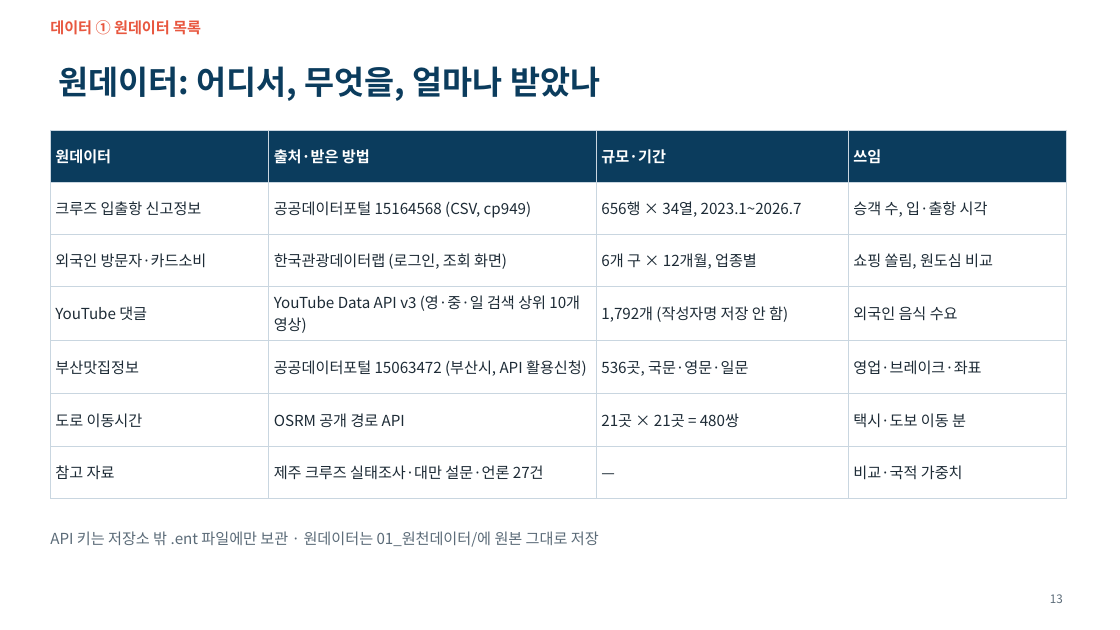
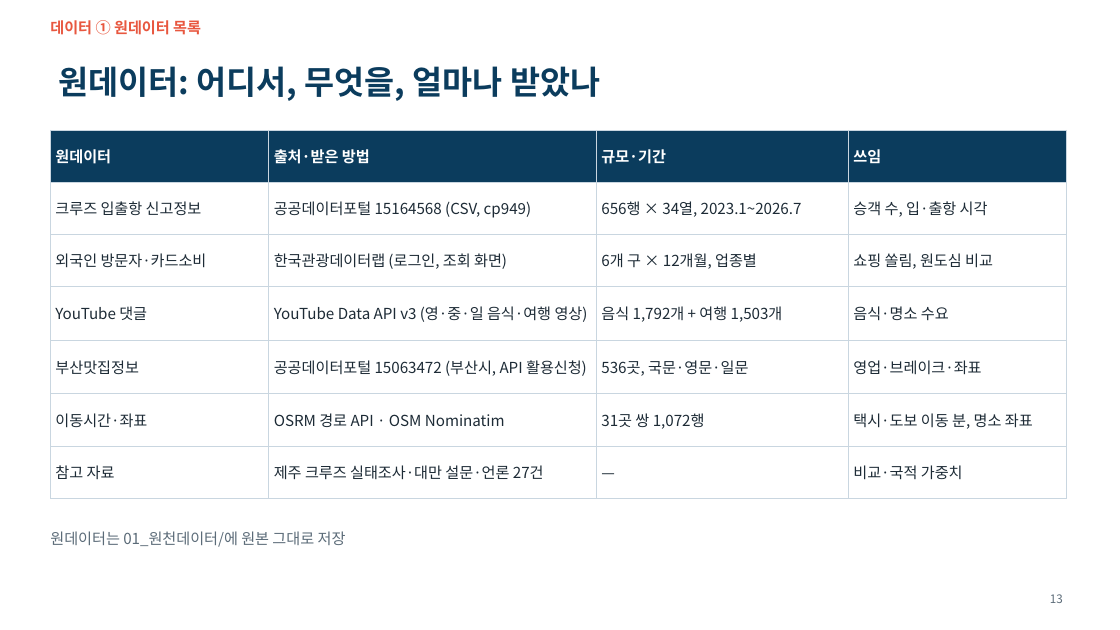
Before and after one commit to ddayoung03/busan-cruise-unpassing, a slide deck: slide 13 of 05_문서/3주차_발표자료.pptx. Drawn at 1120x630 pixels with LibreOffice and Linux fonts; fonts in the diff are those of the drawing. Boxes give left, top, right and bottom in pixels: in the first picture for what was removed or moved away, otherwise in the second. Text is boxed around its words. In the diff, an @@ line names an element or a change of style, - is before the commit and + after.

```diff
--- a/05_문서/3주차_발표자료.pptx
+++ b/05_문서/3주차_발표자료.pptx
@@ table at box(50, 130, 1067, 484) @@
-row 4: YouTube 댓글 | YouTube Data API v3 (영·중·일 검색 상위 10개 영상) | 1,792개 (작성자명 저장 안 함) | 외국인 음식 수요
+row 4: YouTube 댓글 | YouTube Data API v3 (영·중·일 음식·여행 영상) | 음식 1,792개 + 여행 1,503개 | 음식·명소 수요
-row 6: 도로 이동시간 | OSRM 공개 경로 API | 21곳 × 21곳 = 480쌍 | 택시·도보 이동 분
+row 6: 이동시간·좌표 | OSRM 경로 API · OSM Nominatim | 31곳 쌍 1,072행 | 택시·도보 이동 분, 명소 좌표
@@ text at box(50, 531, 346, 547): text changed @@
-API 키는 저장소 밖 .ent 파일에만 보관 · 원데이터는 01_원천데이터/에 원본 그대로 저장
+원데이터는 01_원천데이터/에 원본 그대로 저장
```
Also in this commit, not shown: 21 other slides changed, 5 slides added, 19 other files.
